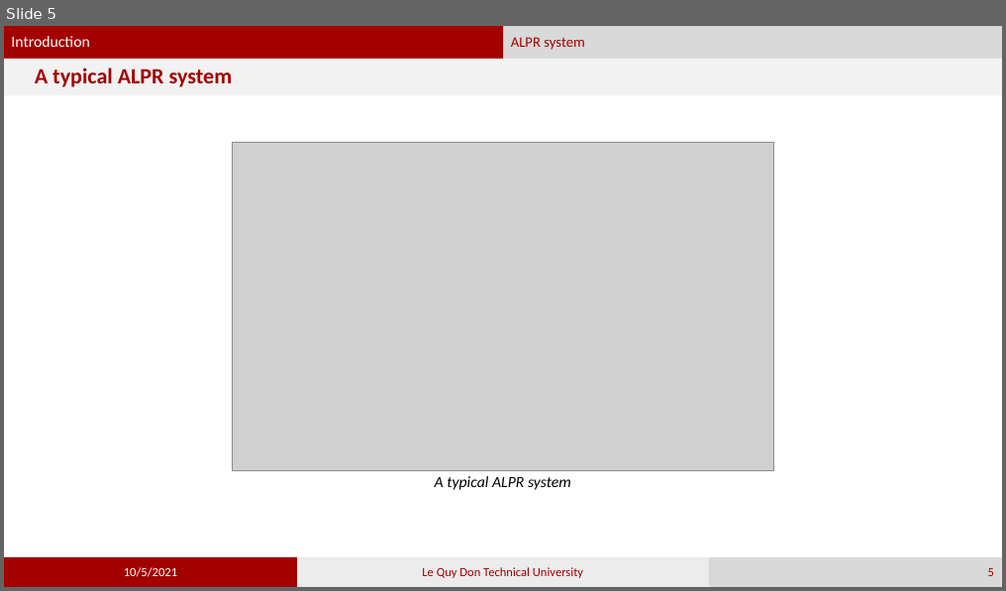
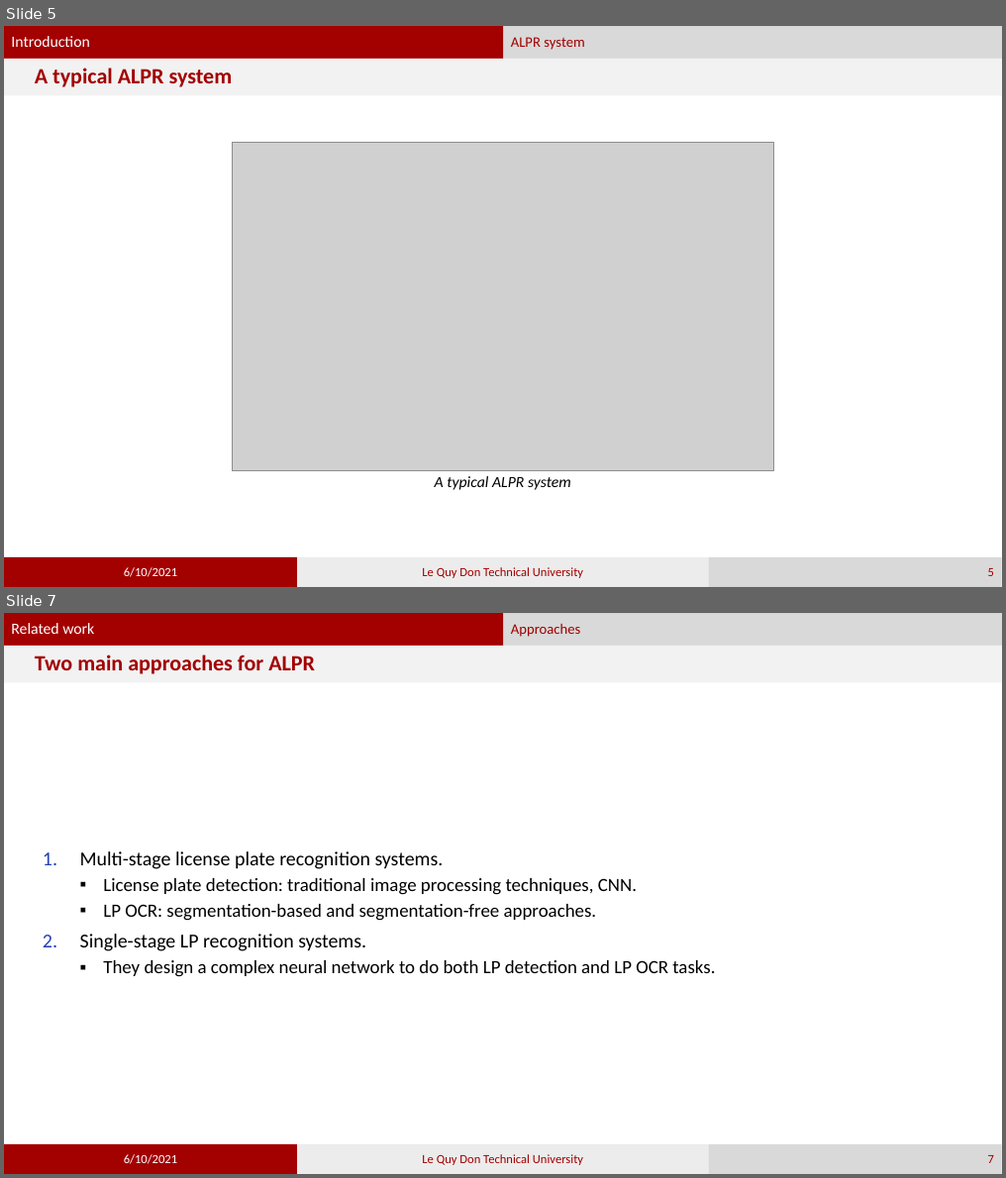
Before and after one commit to phamvandan/graduated-thesis-2021, a slide deck: my_template.pptx. Shown one above the other, each under a label of ours: slide 5 before the commit, slides 5 and 7 after it; the slides between them are not shown. The pictures are 1006x591 and 1006x1178 pixels, drawn with LibreOffice and Linux fonts; fonts in the diff are those of the drawing; grey boxes stand for pictures. Boxes give left, top, right and bottom in pixels: in the first picture for what was removed or moved away, otherwise in the second. Text is boxed around its words. In the diff, an @@ line names an element or a change of style, - is before the commit and + after.

```diff
--- a/my_template.pptx
+++ b/my_template.pptx
@@ slide 7 added at (x1=4, y1=613, x2=1002, y2=1174), background #FFFFFF; not listed: 2 template elements that a slide beside it also shows @@
@@ text added at (x1=4, y1=613, x2=503, y2=646), fill #A30000, 15 pt, text #FFFFFF @@
+Related work
@@ text added at (x1=503, y1=613, x2=1002, y2=646), fill #D9D9D9, 14 pt, text #A30000 @@
+Approaches
@@ title added at (x1=4, y1=646, x2=1002, y2=682), fill #F2F2F2, 21 pt, text #A30000, bold @@
+Two main approaches for ALPR
@@ text added at (x1=80, y1=852, x2=715, y2=977), 18 pt, text #000000 @@
+1. Multi-stage license plate recognition systems.
+  ▪ License plate detection: traditional image processing techniques, CNN.
+  ▪ LP OCR: segmentation-based and segmentation-free approaches.
+2. Single-stage LP recognition systems.
+  ▪ They design a complex neural network to do both LP detection and LP OCR tasks.
@@ rectangle added at (x1=4, y1=1145, x2=297, y2=1174), fill #A30000, 12 pt, text #FFFFFF @@
+6/10/2021
@@ rectangle added at (x1=297, y1=1145, x2=709, y2=1174), fill #ECECEC, 12 pt, text #A30000 @@
+Le Quy Don Technical University
@@ page number added at (x1=709, y1=1145, x2=1002, y2=1174), fill #D9D9D9, 12 pt, text #A30000 @@
+7
@@ slide 5 changed as well @@
@@ text in rectangle at (x1=124, y1=568, x2=177, y2=577): text changed @@
-10/5/2021
+6/10/2021
```
Also in this commit, not shown: 4 other slides changed, 7 other slides added.
